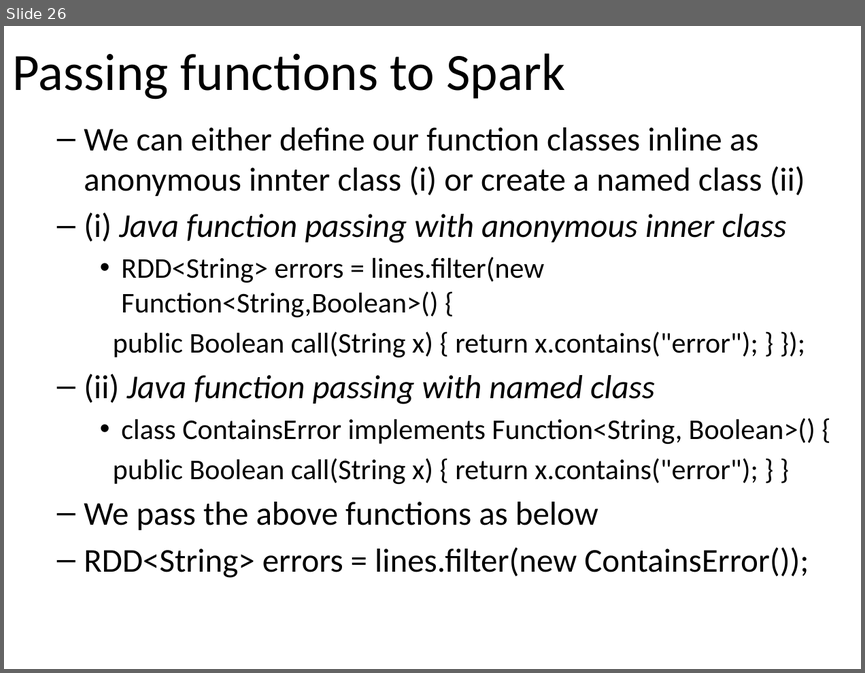
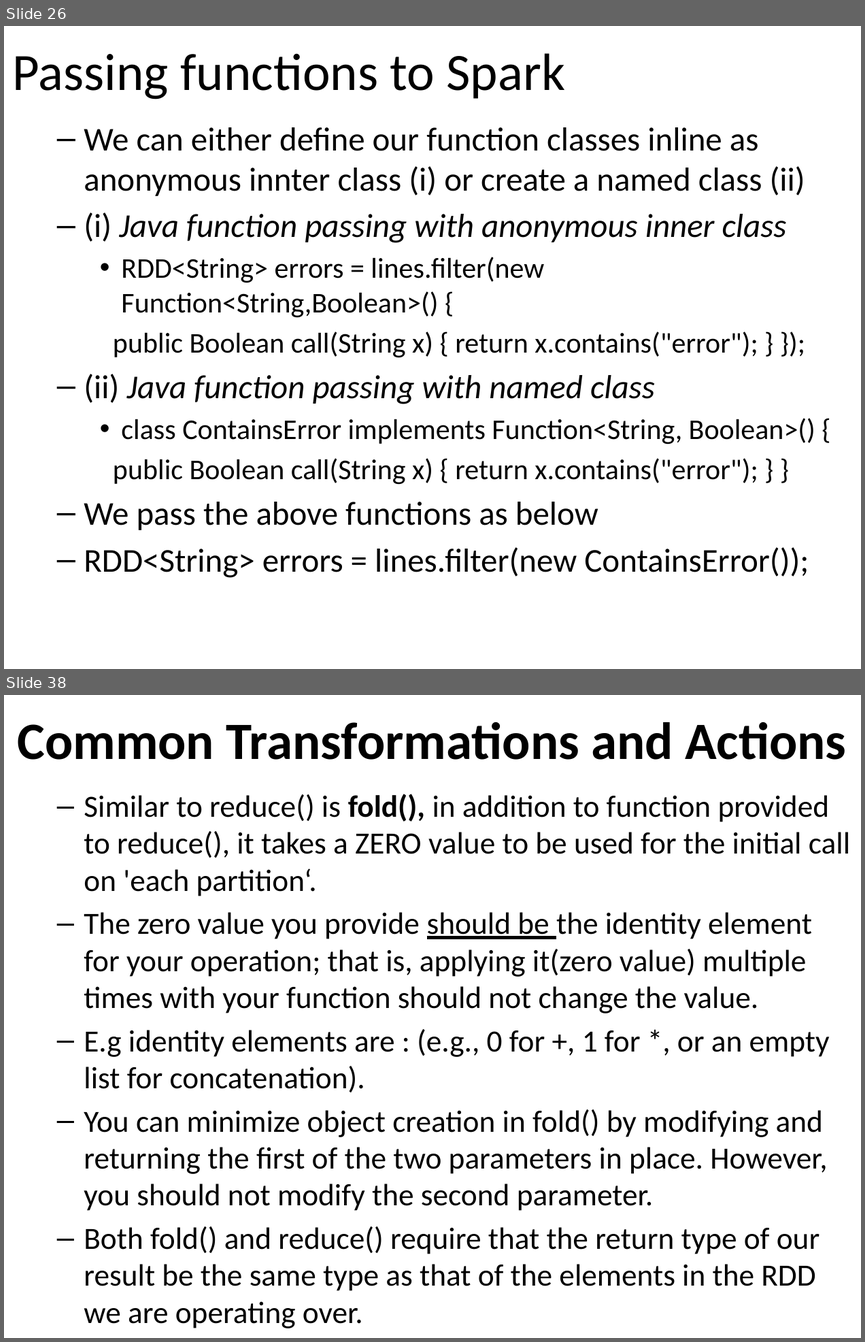
Before and after one commit to email2dorababu/SCALA_Reading, a slide deck: Spark_PPT/Spark_Learning_Spark_part2.pptx. Shown one above the other, each under a label of ours: slide 26 before the commit, slides 26 and 38 after it; the slides between them are not shown. The pictures are 865x673 and 865x1342 pixels, drawn with LibreOffice and Linux fonts; fonts in the diff are those of the drawing. Boxes give left, top, right and bottom in pixels: in the first picture for what was removed or moved away, otherwise in the second. Text is boxed around its words. In the diff, an @@ line names an element or a change of style, - is before the commit and + after.

```diff
--- a/Spark_PPT/Spark_Learning_Spark_part2.pptx
+++ b/Spark_PPT/Spark_Learning_Spark_part2.pptx
@@ slide 38 added at [4, 695, 861, 1338], background #FFFFFF @@
@@ title added at [17, 722, 846, 760], 44 pt, text #000000, bold @@
+Common Transformations and Actions
@@ text added at [84, 794, 850, 1328], 25.9 pt, text #000000 @@
+  – Similar to reduce() is fold(), in addition to function provided to reduce(), it takes a ZERO value to be used for the initial call on 'each partition‘.
+  – The zero value you provide should be the identity element for your operation; that is, applying it(zero value) multiple times with your function should not change the value.
+  – E.g identity elements are : (e.g., 0 for +, 1 for *, or an empty list for concatenation).
+  – You can minimize object creation in fold() by modifying and returning the first of the two parameters in place. However, you should not modify the second parameter.
+  – Both fold() and reduce() require that the return type of our result be the same type as that of the elements in the RDD we are operating over.
```
Also in this commit, not shown: 16 other slides added.
